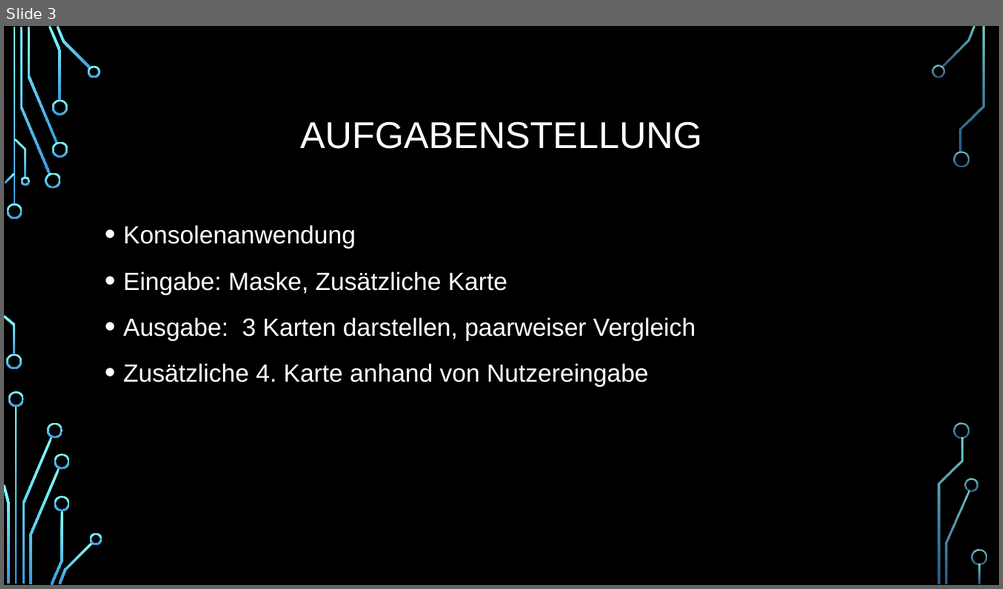
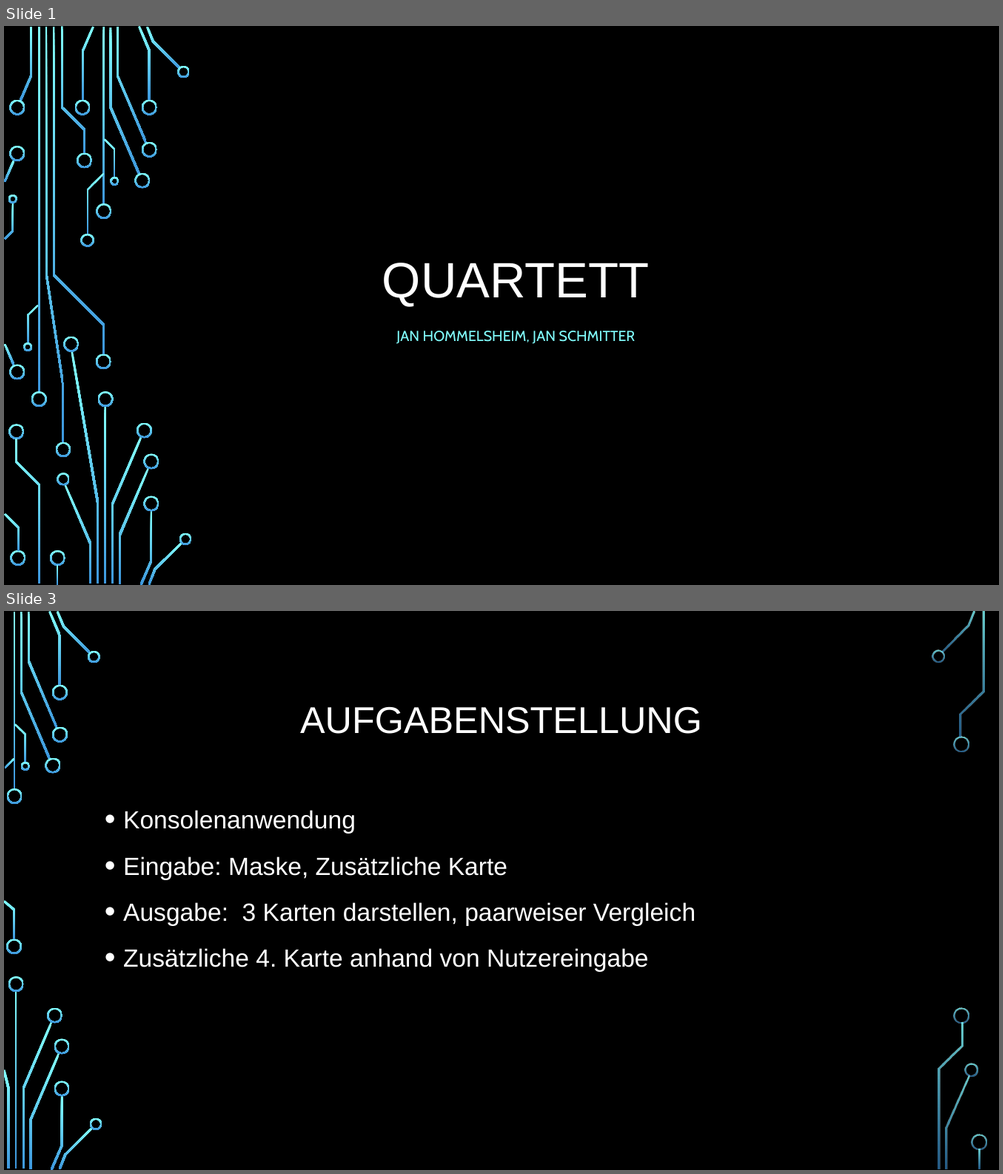
Before and after one commit to Jan051297/autoquartett-showoff, a slide deck: documentation/Quartett.pptx. Shown one above the other, each under a label of ours: slide 3 before the commit, slides 1 and 3 after it; the slides between them are not shown. The pictures are 1003x589 and 1003x1174 pixels, drawn with LibreOffice and Linux fonts; fonts in the diff are those of the drawing; background and template pictures are left out. Boxes give left, top, right and bottom in pixels: in the first picture for what was removed or moved away, otherwise in the second. Text is boxed around its words. In the diff, an @@ line names an element or a change of style, - is before the commit and + after.

```diff
--- a/documentation/Quartett.pptx
+++ b/documentation/Quartett.pptx
@@ slide 1 added at bbox=[4, 26, 999, 585], background picture (left out) @@
@@ title added at bbox=[382, 263, 649, 307], 48 pt, text #FFFFFF @@
+QUARTETT
@@ subtitle added at bbox=[396, 331, 635, 344], 14 pt, text #82FFFF @@
+JAN HOMMELSHEIM, JAN SCHMITTER
@@ group added at bbox=[4, 26, 192, 585]: 50 freeform shapes, 4 rectangles @@
```
Also in this commit, not shown: 1 slide changed, 1 other slide added, 2 slides removed.
